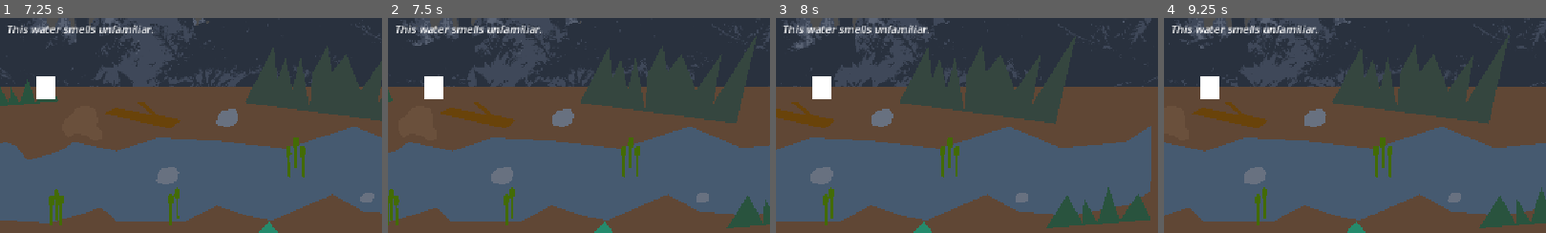
Above: before the commit, frames 1-4 (left to right).
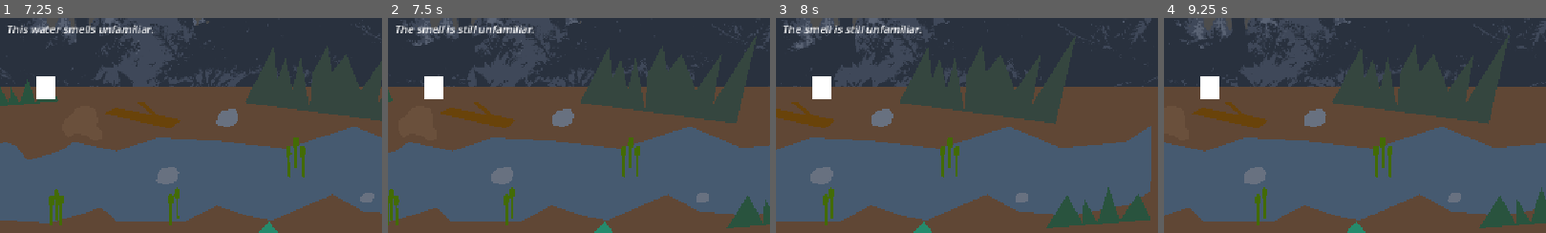
Above: after the commit, the same moments.

Repository: PhoenixMiele/a-dogs-life
Game: Godot game, scene res://scenes/creek/Creek.tscn
The game is run twice, just before and just after one commit, with the same random seed, the same clock (stepped at 60 frames per second) and the same inputs. The project has no main scene, so this scene is started directly.
Inputs:
- Up to frame 1 (7.25 s): tap Enter at 0.5 s; hold D (move_right) 0.53-1.28 s; tap E (investigate) at 0.6, 1.35, 2.3, 2.85, 3.6, 4.55, 5.1, 5.85, 6.8 s; hold A (move_left) 1.28-2.03 s; hold Shift (run) 2.03-2.78 s; hold D (move_right) 2.03-3.53 s; hold A (move_left) 3.53-5.78 s; tap Shift (run) at 4.35 s; hold D (move_right) from 5.78 s (still down); hold Shift (run) from 6.53 s (still down)
- Up to frame 2 (7.5 s): keep holding D (move_right); release Shift (run) at 7.28 s; tap E (investigate) at 7.35 s
- Up to frame 3 (8 s): keep holding D (move_right)
- Up to frame 4 (9.25 s): release D (move_right) at 8.03 s; hold A (move_left) from 8.03 s (still down); tap E (investigate) at 8.1, 9.05 s; tap Shift (run) at 8.85 s
The pictures show only the part of the screen within x 44-94%, y 34-84%; the shares and areas given below are measured in that part.

Frame 1 is identical in both runs. In frame 2, 0.8% of the frame differs, in the area x 5-41%, y 3-8%; in frame 3, 0.8%; in frame 4, 0.9%, in the area x 2-41%, y 3-8%.

Commit message:
#14 Allow Multiple Investigation Points in Scene

Diff:
--- a/Game/scenes/creek/Creek.tscn
+++ b/Game/scenes/creek/Creek.tscn
@@ -377,6 +377,7 @@
 
 [node name="InvestigationPoint" parent="." unique_id=503970521 instance=ExtResource("5_feo2y")]
 investigation_text = "This water smells unfamiliar."
+repeat_investigation_texts = Array[String](["The smell is still unfamiliar."])
 investigation_id = "creek_water_1"
 
 [node name="InvestigationPoint2" parent="." unique_id=59980597 instance=ExtResource("5_feo2y")]
--- a/Game/scripts/creek/creek.gd
+++ b/Game/scripts/creek/creek.gd
@@ -1,25 +1,18 @@
 extends Node2D
+signal investigations_completed
 var completed_investigations: Array[String] = []
+var investigations_are_complete: bool = false
 
 func _on_investigation_completed(investigation_id: String) -> void:
 	if investigation_id not in completed_investigations:
 		completed_investigations.append(investigation_id)
 
-	print("Investigation completed: ", investigation_id)
-	if _all_creek_investigations_complete():
-		print("All creek investigations complete.")
+	if _all_creek_investigations_complete() and not investigations_are_complete:
+		investigations_are_complete = true
+		investigations_completed.emit()
 
 func _all_creek_investigations_complete() -> bool:
 	return (
 		"creek_water_1" in completed_investigations
 		and "creek_water_2" in completed_investigations
 	)
-
-# Called when the node enters the scene tree for the first time.
-func _ready() -> void:
-	pass # Replace with function body.
-
-
-# Called every frame. 'delta' is the elapsed time since the previous frame.
-func _process(delta: float) -> void:
-	pass
--- a/Game/scripts/interaction/investigation_point.gd
+++ b/Game/scripts/interaction/investigation_point.gd
@@ -2,10 +2,12 @@
 signal investigated(investigation_id: String)
 
 var dog_nearby: bool = false
-var has_been_investigated: bool = false
 var dog: Node2D = null
+var investigation_count: int = 0
+var investigated_this_visit: bool = false
 
 @export_multiline var investigation_text: String = ""
+@export var repeat_investigation_texts: Array[String] = []
 @onready var interaction_prompt: Label = $InteractionPrompt
 @onready var investigation_label: RichTextLabel = $InvestigationText
 @export var text_display_duration: float = 5.0
@@ -15,12 +17,13 @@
 	if body.is_in_group("dog"):
 		dog = body
 		dog_nearby = true
-		if not has_been_investigated:
+		if _has_available_investigation_text():
 			interaction_prompt.show()
 
 func _on_body_exited(body: Node2D) -> void:
 	if body.is_in_group("dog"):
 		dog_nearby = false
+		investigated_this_visit = false
 		interaction_prompt.hide()
 		if not investigation_label.visible:
 			dog = null
@@ -31,18 +34,30 @@
 	if interaction_prompt.visible and dog:
 		interaction_prompt.global_position = dog.global_position + Vector2(-45, -70)
 
-	if dog_nearby and Input.is_action_just_pressed("investigate"):
+	if dog_nearby and not investigated_this_visit and _has_available_investigation_text() and Input.is_action_just_pressed("investigate"):
 		for point in get_tree().get_nodes_in_group("investigation_point"):
 			point.hide_investigation_text()
-		has_been_investigated = true
 		investigated.emit(investigation_id)
 		interaction_prompt.hide()
-		investigation_label.text = "[i]%s[/i]" % investigation_text
+		investigation_label.text = "[i]%s[/i]" % _get_current_investigation_text()
 		investigation_label.global_position = dog.global_position + Vector2(-60, -100)
 		investigation_label.show()
-
+		investigation_count += 1
+		investigated_this_visit = true
 		await get_tree().create_timer(text_display_duration).timeout
 		investigation_label.hide()
+		if not dog_nearby:
+			dog = null
 
 func hide_investigation_text() -> void:
 	investigation_label.hide()
+
+func _get_current_investigation_text() -> String:
+	if investigation_count == 0:
+		return investigation_text
+
+	var repeat_index: int = investigation_count - 1
+	return repeat_investigation_texts[repeat_index]
+
+func _has_available_investigation_text() -> bool:
+	return investigation_count <= repeat_investigation_texts.size()
